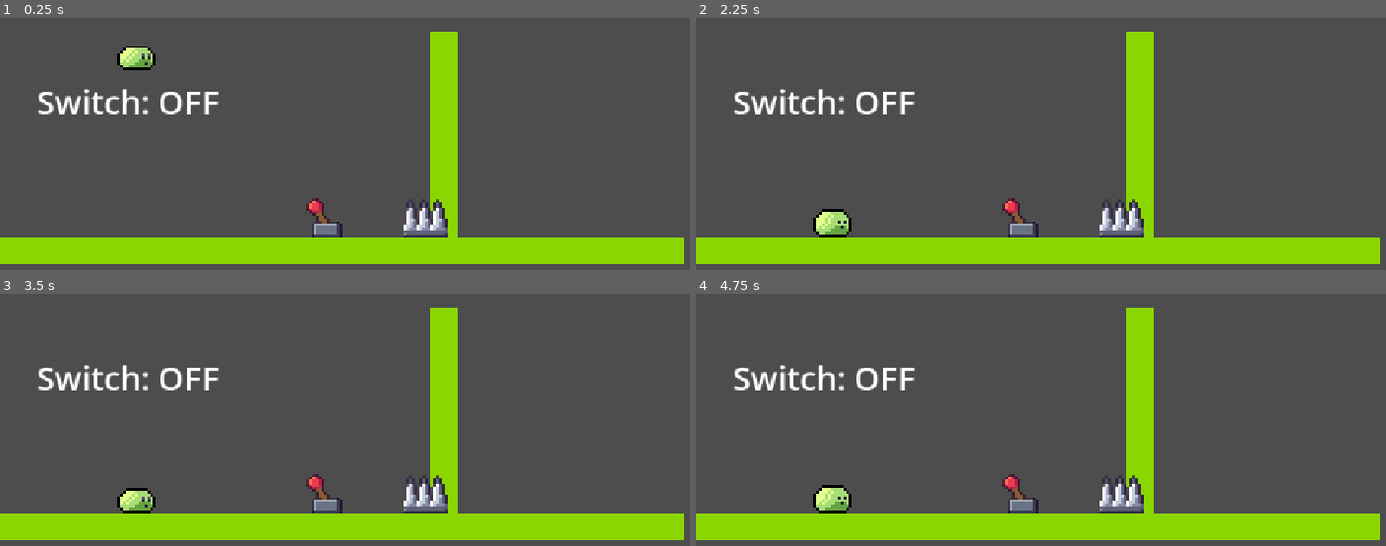
Above: before the commit, frames 1-4 (two rows, left to right).
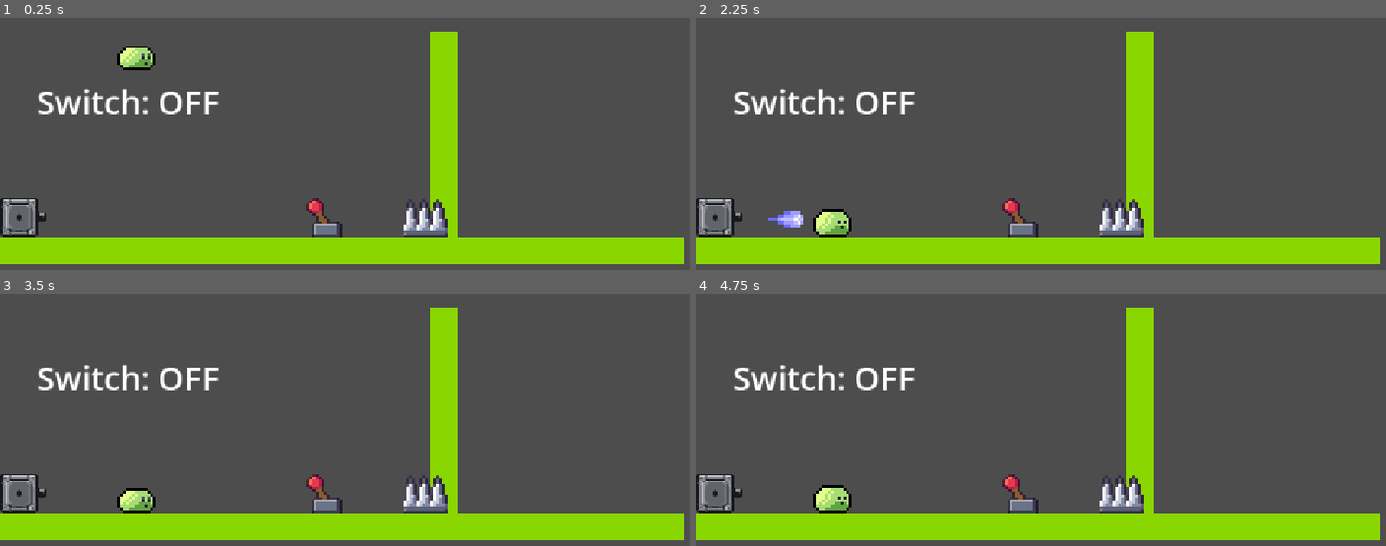
Above: after the commit, the same moments.

Repository: Trash-and-Co/bounce-back
Game: Godot game, scene res://scenes/testScenes/lacis_testlevel.tscn
Same seed, same stepped clock (60 frames per second), same inputs: the game is played once before the commit and once after it. This scene is started directly instead of the project's main scene.
Inputs (mouse positions are in pixels of both pictures, inside the frame that each line leads up to):
- Up to frame 1 (0.25 s): no input
- Up to frame 2 (2.25 s): move the mouse to (1261, 93) at 0.52 s; click (1261, 93) at 0.67 s; drag from (930, 138) to (1123, 219) at 1.27 s; move the mouse to (1165, 18) at 2.02 s; click (1165, 18) at 2.17 s
- Up to frame 3 (3.5 s): drag from (351, 480) to (158, 326) at 2.77 s
- Up to frame 4 (4.75 s): move the mouse to (1323, 457) at 3.52 s; click (1323, 457) at 3.67 s; drag from (854, 326) to (outside the picture) at 4.27 s

The runs differ from the first frame. In frame 1, 0.9% of the frame differs, in the area x 0-7%, y 71-88%; in frame 2, 1.1%, in the area x 0-16%, y 71-88%; in frame 3, 0.9%; in frame 4, 0.9%.

Commit message:
add cannon with bullet shooting out of it periodically & particle2d emitting short explosion

Diff:
--- /dev/null
+++ b/enemies/bullet & particle/bullet.gd
@@ -0,0 +1,25 @@
+extends Area2D
+
+@export var speed: float = 300.0
+@export var lifetime: float = 5.0
+
+var direction: Vector2 = Vector2.RIGHT
+var age: float = 0.0
+
+
+func _ready() -> void:
+	body_entered.connect(_on_body_entered)
+
+
+func _physics_process(delta: float) -> void:
+	age += delta
+
+	if age >= lifetime:
+		queue_free()
+		return
+
+	global_position += direction * speed * delta
+
+
+func _on_body_entered(_body: Node2D) -> void:
+	queue_free()
--- /dev/null
+++ b/enemies/bullet & particle/bullet.tscn
@@ -0,0 +1,19 @@
+[gd_scene format=3 uid="uid://8805jv1nafkm"]
+
+[ext_resource type="Script" uid="uid://ckuacpdodvuqm" path="res://enemies/bullet & particle/bullet.gd" id="1_qjqw7"]
+[ext_resource type="Texture2D" uid="uid://2op3cfte2sn2" path="res://assets/sprites/bullet.png" id="2_7a2p2"]
+
+[sub_resource type="RectangleShape2D" id="RectangleShape2D_2pnug"]
+size = Vector2(53, 24)
+
+[node name="Bullet" type="Area2D" unique_id=382168765]
+collision_layer = 0
+script = ExtResource("1_qjqw7")
+
+[node name="CollisionShape2D" type="CollisionShape2D" parent="." unique_id=1002839813]
+shape = SubResource("RectangleShape2D_2pnug")
+
+[node name="Sprite2D" type="Sprite2D" parent="." unique_id=1450863681]
+position = Vector2(1.847744e-06, 1.9073486e-06)
+scale = Vector2(0.08178571, 0.08178571)
+texture = ExtResource("2_7a2p2")
--- /dev/null
+++ b/enemies/bullet & particle/bulletParticle.gd
@@ -0,0 +1,7 @@
+extends GPUParticles2D
+
+func _ready() -> void:
+	z_index = 50
+	restart()
+	await get_tree().create_timer(lifetime + 0.2).timeout
+	queue_free()
--- /dev/null
+++ b/enemies/bullet & particle/summon_particles.tscn
@@ -0,0 +1,36 @@
+[gd_scene format=3 uid="uid://baaqeseb230xk"]
+
+[ext_resource type="Script" uid="uid://b5i5e50x2r55k" path="res://enemies/bullet & particle/bulletParticle.gd" id="4_3y4bk"]
+
+[sub_resource type="Gradient" id="Gradient_3y4bk"]
+colors = PackedColorArray(0.8584109, 0.6052397, 0, 1, 0.9999998, 0.3473261, 0.15184084, 1)
+
+[sub_resource type="GradientTexture2D" id="GradientTexture2D_3y4bk"]
+gradient = SubResource("Gradient_3y4bk")
+width = 16
+height = 16
+
+[sub_resource type="Gradient" id="Gradient_jl11q"]
+colors = PackedColorArray(1, 1, 1, 1, 1, 1, 1, 0)
+
+[sub_resource type="GradientTexture1D" id="GradientTexture1D_3y4bk"]
+gradient = SubResource("Gradient_jl11q")
+
+[sub_resource type="ParticleProcessMaterial" id="ParticleProcessMaterial_3y4bk"]
+particle_flag_disable_z = true
+emission_shape_offset = Vector3(2, 2, 0)
+emission_shape_scale = Vector3(5, 5, 1)
+initial_velocity_max = 119.32
+gravity = Vector3(0, 98, 0)
+color_ramp = SubResource("GradientTexture1D_3y4bk")
+
+[node name="GPUParticles2D" type="GPUParticles2D" unique_id=362749322]
+emitting = false
+amount = 16
+texture = SubResource("GradientTexture2D_3y4bk")
+lifetime = 0.8200000000000001
+one_shot = true
+speed_scale = 7.67
+explosiveness = 0.22
+process_material = SubResource("ParticleProcessMaterial_3y4bk")
+script = ExtResource("4_3y4bk")
--- /dev/null
+++ b/enemies/cannon/cannon.gd
@@ -0,0 +1,36 @@
+extends Node2D
+
+@export var bullet_scene: PackedScene
+
+@onready var muzzle: Marker2D = $Muzzle
+@onready var shoot_timer: Timer = $ShootTimer
+
+var bullet = preload("res://enemies/bullet & particle/bullet.tscn")
+const PARTICLES_SCENE = preload("res://enemies/bullet & particle/summon_particles.tscn")
+
+func _ready() -> void:
+	if shoot_timer == null:
+		return
+
+	shoot_timer.timeout.connect(_shoot)
+	shoot_timer.one_shot = false
+	shoot_timer.start(2.0)
+
+func _shoot() -> void:
+
+	if bullet_scene == null:
+		return
+
+	if muzzle == null:
+		return
+
+	bullet = bullet_scene.instantiate()
+	get_tree().current_scene.add_child(bullet)
+
+	bullet.global_position = muzzle.global_position
+	bullet.global_rotation = muzzle.global_rotation
+	bullet.direction = Vector2.RIGHT.rotated(muzzle.global_rotation)
+
+	var particles = PARTICLES_SCENE.instantiate()
+	particles.global_position = bullet.global_position
+	get_tree().current_scene.add_child(particles)
--- /dev/null
+++ b/enemies/cannon/cannon.tscn
@@ -0,0 +1,21 @@
+[gd_scene format=3 uid="uid://dl7kqpfvinyc8"]
+
+[ext_resource type="Script" uid="uid://de4o4vgweco6" path="res://enemies/cannon/cannon.gd" id="1_aqcg8"]
+[ext_resource type="PackedScene" uid="uid://8805jv1nafkm" path="res://enemies/bullet & particle/bullet.tscn" id="2_1g2i6"]
+[ext_resource type="Texture2D" uid="uid://cnixi22a852tw" path="res://assets/sprites/canon.png" id="3_s02et"]
+
+[node name="Cannon" type="Node2D" unique_id=2061064850]
+script = ExtResource("1_aqcg8")
+bullet_scene = ExtResource("2_1g2i6")
+
+[node name="Sprite2D" type="Sprite2D" parent="." unique_id=316046647]
+texture_filter = 1
+position = Vector2(34, 472)
+scale = Vector2(1.75, 1.75)
+texture = ExtResource("3_s02et")
+
+[node name="ShootTimer" type="Timer" parent="." unique_id=1093282910]
+wait_time = 3.0
+
+[node name="Muzzle" type="Marker2D" parent="." unique_id=1124606796]
+position = Vector2(64, 472)
--- a/scenes/testScenes/lacis_testlevel.tscn
+++ b/scenes/testScenes/lacis_testlevel.tscn
@@ -4,6 +4,8 @@
 [ext_resource type="PackedScene" uid="uid://c7h32g5xrtmlf" path="res://enemies/spike/spike.tscn" id="2_ujw72"]
 [ext_resource type="PackedScene" uid="uid://cgomkkkcqaqpk" path="res://objects/toggleSwitch/toggleSwitch.tscn" id="3_eyqsw"]
 [ext_resource type="TileSet" uid="uid://j66fp0lh4fda" path="res://assets/tilesets/tile_set.tres" id="4_xywpq"]
+[ext_resource type="PackedScene" uid="uid://dl7kqpfvinyc8" path="res://enemies/cannon/cannon.tscn" id="5_vslsn"]
+[ext_resource type="PackedScene" uid="uid://8805jv1nafkm" path="res://enemies/bullet & particle/bullet.tscn" id="6_vslsn"]
 
 [sub_resource type="RectangleShape2D" id="RectangleShape2D_rkbax"]
 size = Vector2(1000, 40)
@@ -60,5 +62,10 @@
 vertical_alignment = 1
 
 [node name="TileMapLayer" type="TileMapLayer" parent="." unique_id=1974015376]
-tile_map_data = PackedByteArray(0, 0, 5, 0, 4, 0, 0, 0, 9, 0, 3, 0, 0, 0, 6, 0, 4, 0, 0, 0, 10, 0, 3, 0, 0, 0, 7, 0, 4, 0, 0, 0, 11, 0, 3, 0, 0, 0)
+tile_map_data = PackedByteArray(0, 0, 3, 0, 7, 0, 0, 0, 9, 0, 3, 0, 0, 0, 4, 0, 7, 0, 0, 0, 10, 0, 3, 0, 0, 0, 5, 0, 7, 0, 0, 0, 11, 0, 3, 0, 0, 0)
 tile_set = ExtResource("4_xywpq")
+
+[node name="Cannon" parent="." unique_id=2061064850 instance=ExtResource("5_vslsn")]
+
+[node name="Bullet" parent="." unique_id=382168765 instance=ExtResource("6_vslsn")]
+position = Vector2(72, 504)
--- a/scenes/testScenes/samietisTest.tscn
+++ b/scenes/testScenes/samietisTest.tscn
@@ -4,6 +4,7 @@
 [ext_resource type="PackedScene" uid="uid://c7h32g5xrtmlf" path="res://enemies/spike/spike.tscn" id="2_ueh0w"]
 [ext_resource type="PackedScene" uid="uid://cuhxkjcj3memu" path="res://objects/checkpoint/checkpoint.tscn" id="3_ueh0w"]
 [ext_resource type="TileSet" uid="uid://cwn3ov7kap0wt" path="res://assets/tilesets/platform_level1.tres" id="4_slifb"]
+[ext_resource type="PackedScene" uid="uid://cgomkkkcqaqpk" path="res://objects/toggleSwitch/toggleSwitch.tscn" id="5_14nt2"]
 
 [sub_resource type="RectangleShape2D" id="RectangleShape2D_ueh0w"]
 size = Vector2(1000, 40)
@@ -38,3 +39,10 @@
 
 [node name="TileMapLayer2" type="TileMapLayer" parent="." unique_id=1209265449]
 tile_set = ExtResource("4_slifb")
+
+[node name="TextureButton" parent="." unique_id=100113984 node_paths=PackedStringArray("platform_layer") instance=ExtResource("5_14nt2")]
+offset_left = 86.0
+offset_top = 469.0
+offset_right = 146.0
+offset_bottom = 529.0
+platform_layer = NodePath("../TileMapLayer")
Binary file added: assets/f320394ee46d59c0ffe7363e6c90c1d3.gif
Binary file added: assets/sprites/bullet.png
Not shown, added: assets/sprites/bullet.png.import
Binary file added: assets/sprites/canon.png
Not shown, added: assets/sprites/canon.png.import
Binary file added: assets/spritesheet/Blue Effect Bullet Impact Explosion 32x32.png
Not shown, added: assets/spritesheet/Blue Effect Bullet Impact Explosion 32x32.png.import
Not shown, added: enemies/bullet & particle/bullet.gd.uid
Not shown, added: enemies/bullet & particle/bulletParticle.gd.uid
Not shown, added: enemies/cannon/cannon.gd.uid
